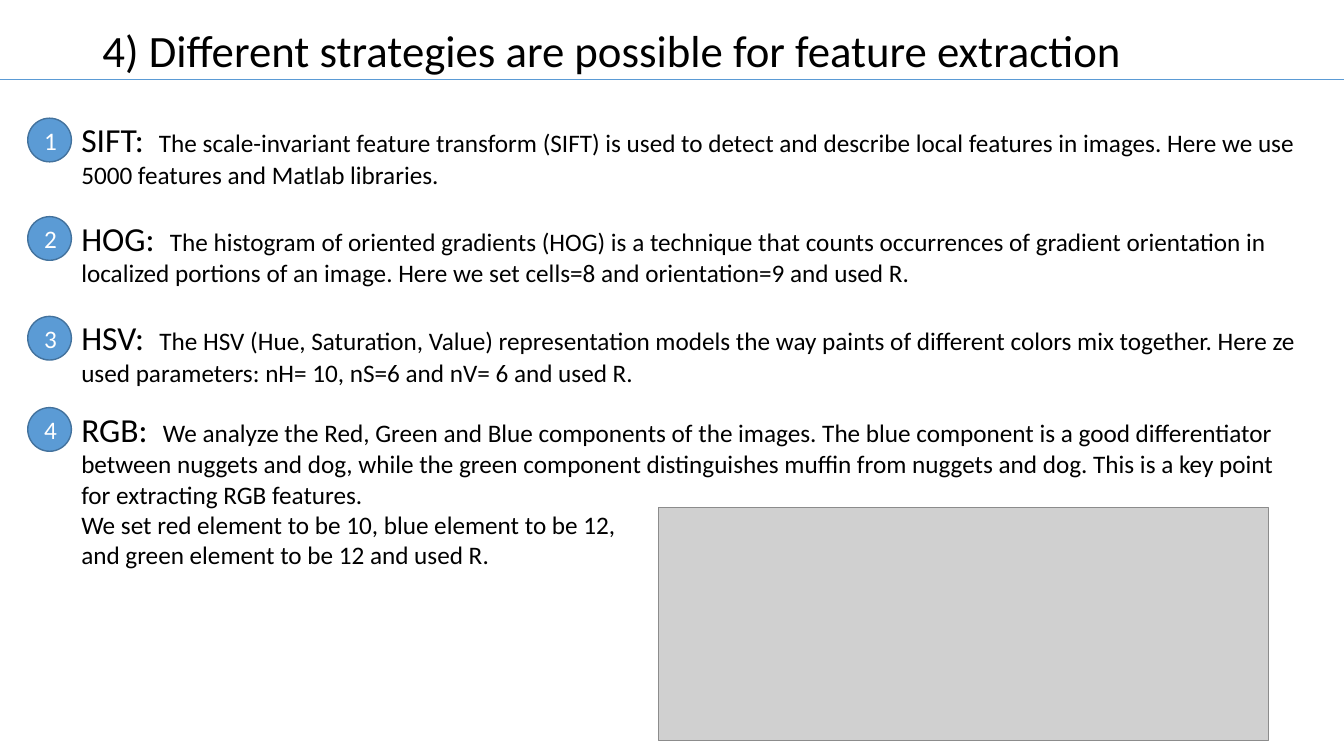
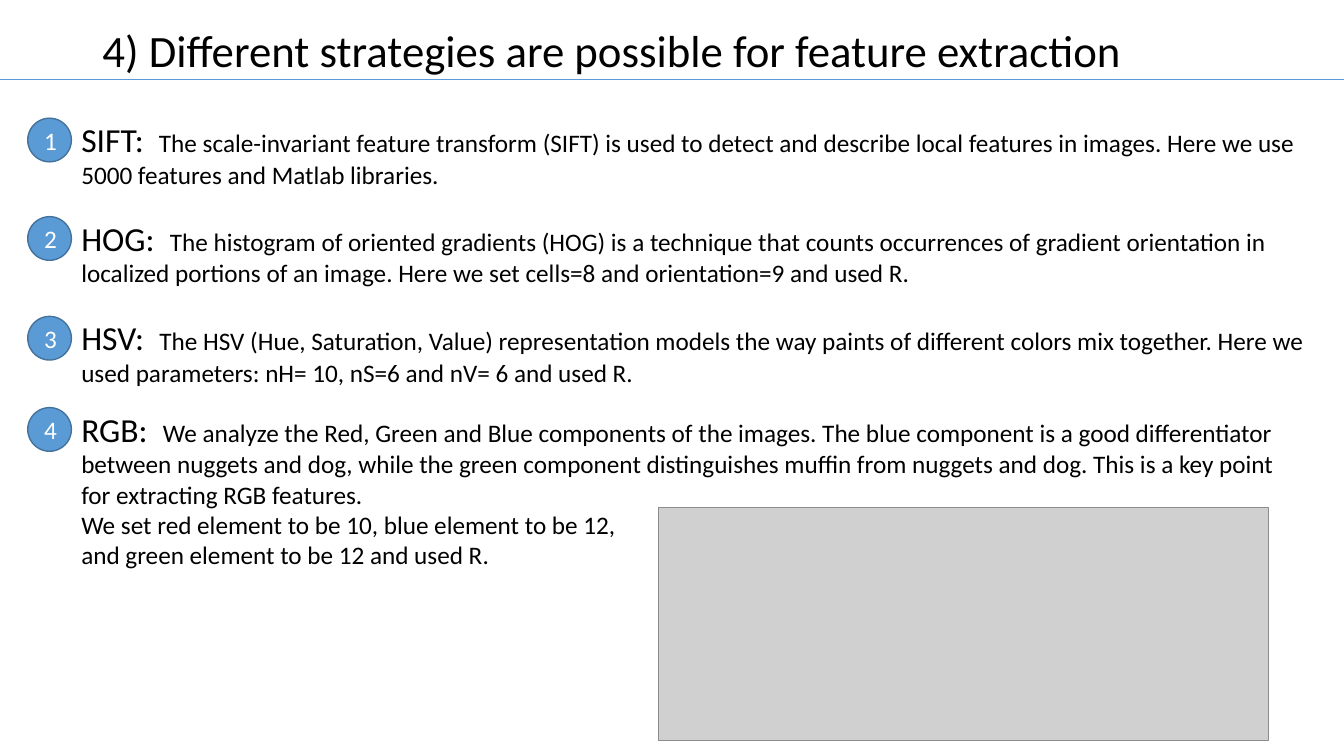
Before and after one commit to TZstatsADS/Fall2017-project3-grp7, a slide deck: slide 5 of doc/team7_presentation.pptx. Drawn at 1344x756 pixels with LibreOffice and Linux fonts; fonts in the diff are those of the drawing; grey boxes stand for pictures. Boxes give left, top, right and bottom in pixels: in the first picture for what was removed or moved away, otherwise in the second. Text is boxed around its words. In the diff, an @@ line names an element or a change of style, - is before the commit and + after.

```diff
--- a/doc/team7_presentation.pptx
+++ b/doc/team7_presentation.pptx
@@ text at box(81, 328, 1303, 386): text changed @@
-HSV: The HSV (Hue, Saturation, Value) representation models the way paints of different colors mix together. Here ze used parameters: nH= 10, nS=6 and nV= 6 and used R.
+HSV: The HSV (Hue, Saturation, Value) representation models the way paints of different colors mix together. Here we used parameters: nH= 10, nS=6 and nV= 6 and used R.
```
Also in this commit, not shown: 2 other slides changed.
